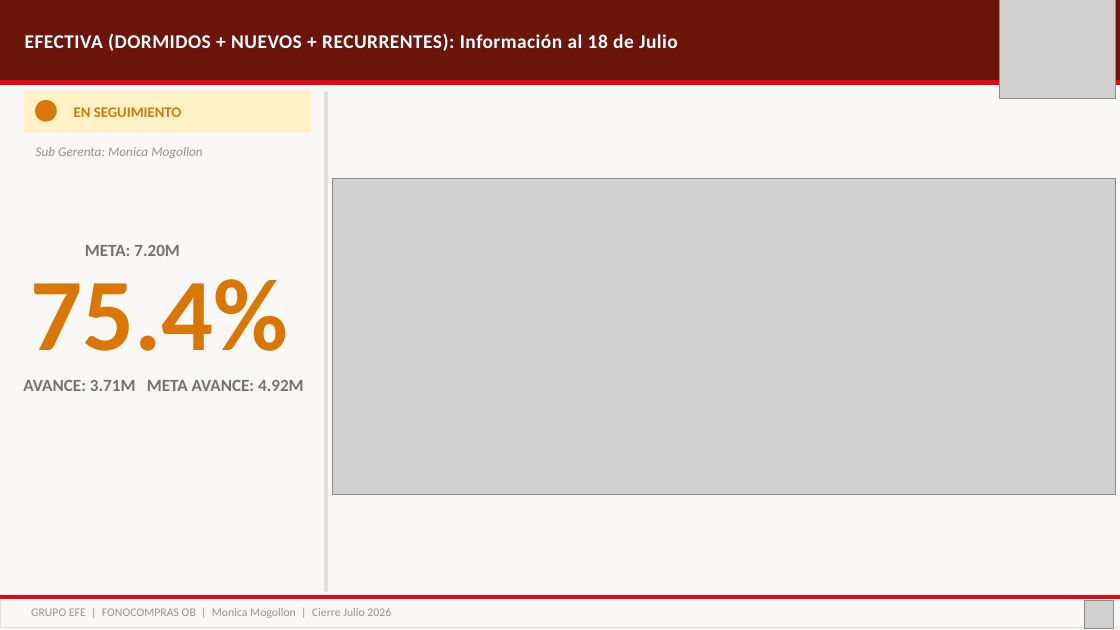
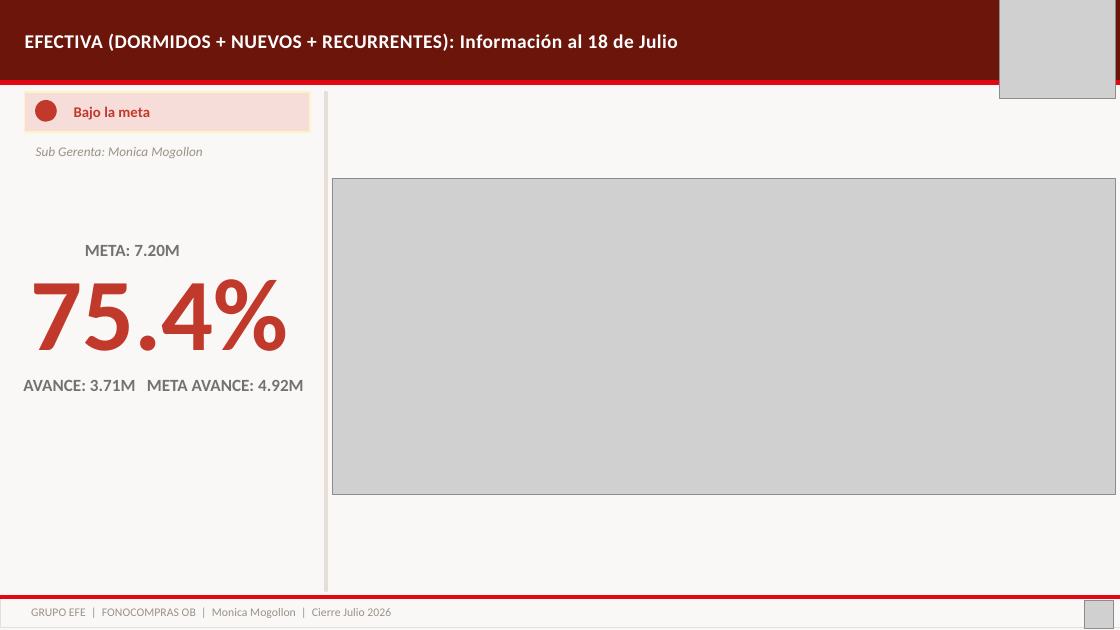
Before and after one commit to piere0405/streamlit_app, a slide deck: slide 8 of plantilla_campanias.pptx. Drawn at 1120x630 pixels with LibreOffice and Linux fonts; fonts in the diff are those of the drawing; grey boxes stand for pictures. Boxes give left, top, right and bottom in pixels: in the first picture for what was removed or moved away, otherwise in the second. Text is boxed around its words. In the diff, an @@ line names an element or a change of style, - is before the commit and + after.

```diff
--- a/plantilla_campanias.pptx
+++ b/plantilla_campanias.pptx
@@ rectangle at <box>25,92,310,132</box>: fill #FEF3C7 to #F7DDDA @@
@@ ellipse at <box>36,101,56,121</box>: fill #D97706 to #C0392B; outline #D97706 1 pt to #C0392B 1 pt @@
@@ text at <box>74,106,150,120</box>: text changed; text colour #D97706 to #C0392B @@
-EN SEGUIMIENTO
+Bajo la meta
@@ text "75.4%" at <box>31,279,289,351</box>: text colour #D97706 to #C0392B @@
```
Also in this commit, not shown: 17 other slides changed, 8 slides added, 5 other files.
